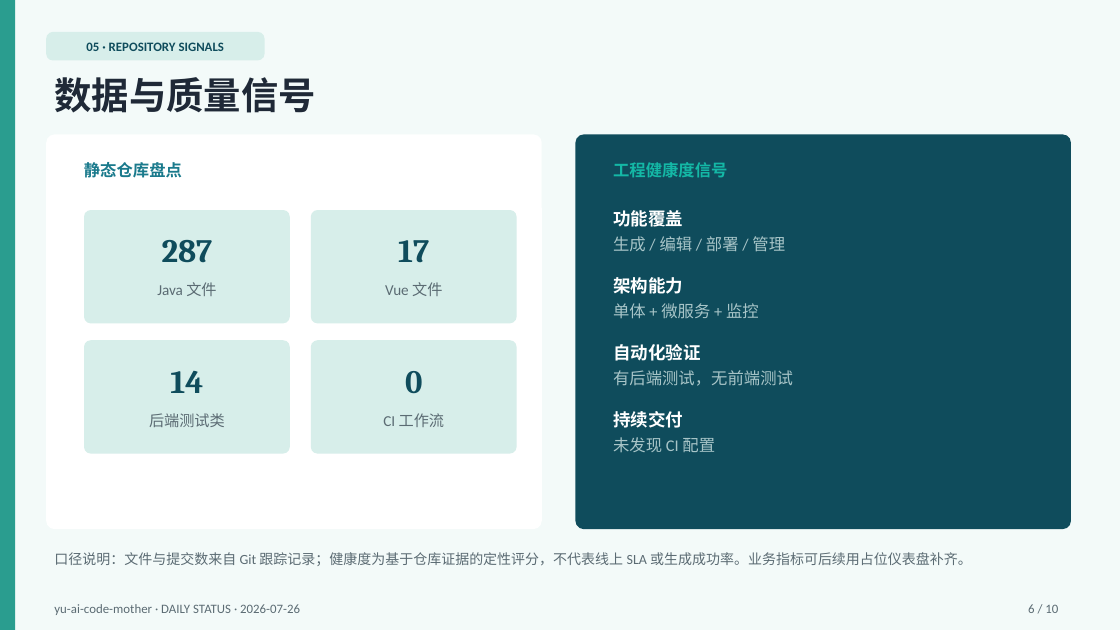
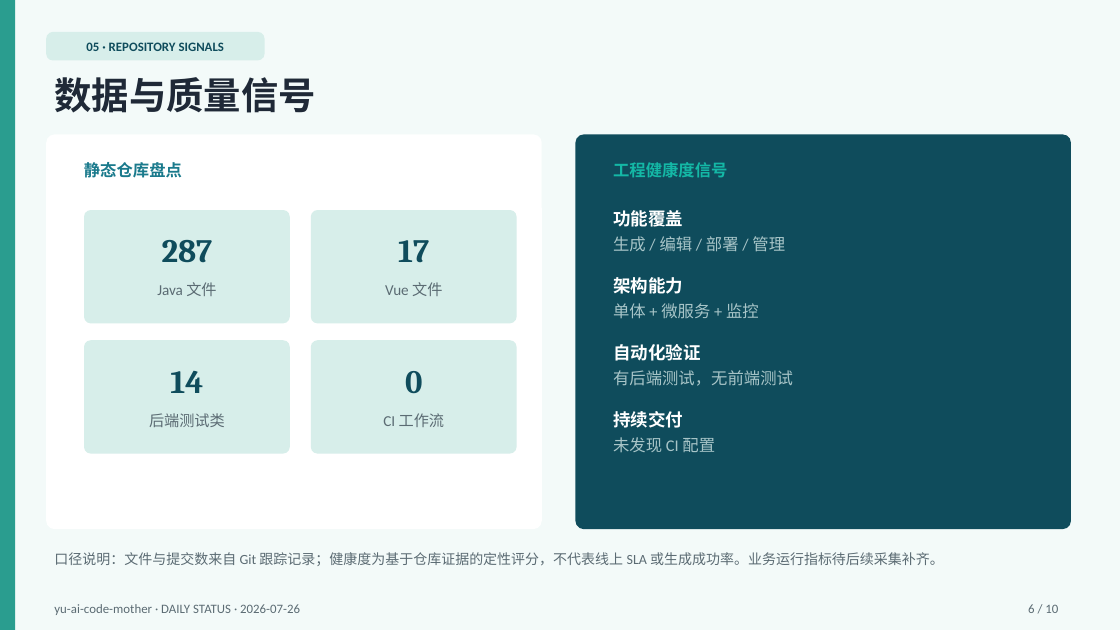
Before and after one commit to liyupi/yu-ai-code-mother, a slide deck: slide 6 of docs/reports/project-status-2026-07-26.pptx. Drawn at 1120x630 pixels with LibreOffice and Linux fonts; fonts in the diff are those of the drawing. Boxes give left, top, right and bottom in pixels: in the first picture for what was removed or moved away, otherwise in the second. Text is boxed around its words. In the diff, an @@ line names an element or a change of style, - is before the commit and + after.

```diff
--- a/docs/reports/project-status-2026-07-26.pptx
+++ b/docs/reports/project-status-2026-07-26.pptx
@@ text at bbox=[54, 552, 944, 566]: text changed @@
-口径说明：文件与提交数来自 Git 跟踪记录；健康度为基于仓库证据的定性评分，不代表线上 SLA 或生成成功率。业务指标可后续用占位仪表盘补齐。
+口径说明：文件与提交数来自 Git 跟踪记录；健康度为基于仓库证据的定性评分，不代表线上 SLA 或生成成功率。业务运行指标待后续采集补齐。
```
